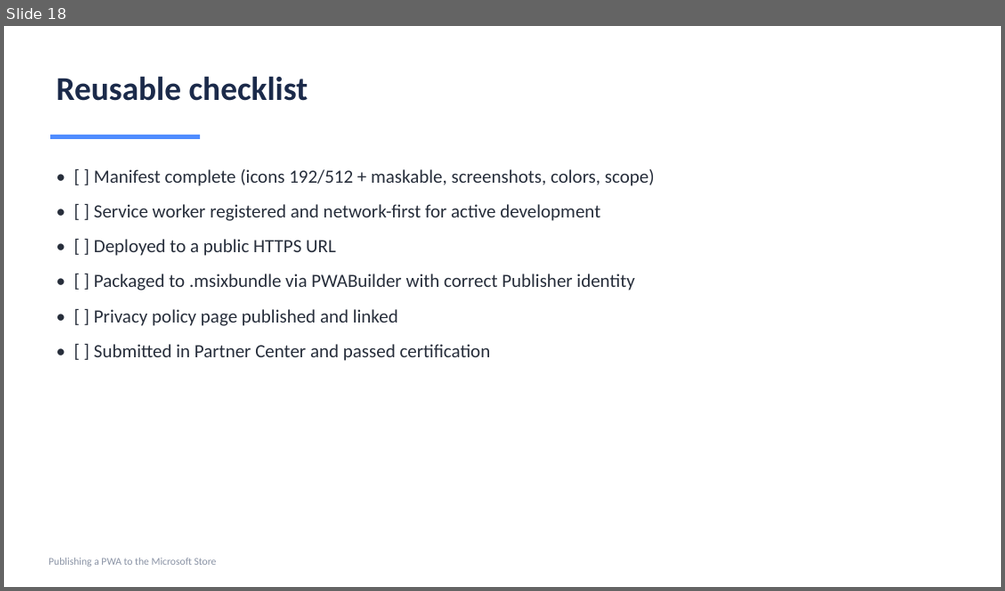
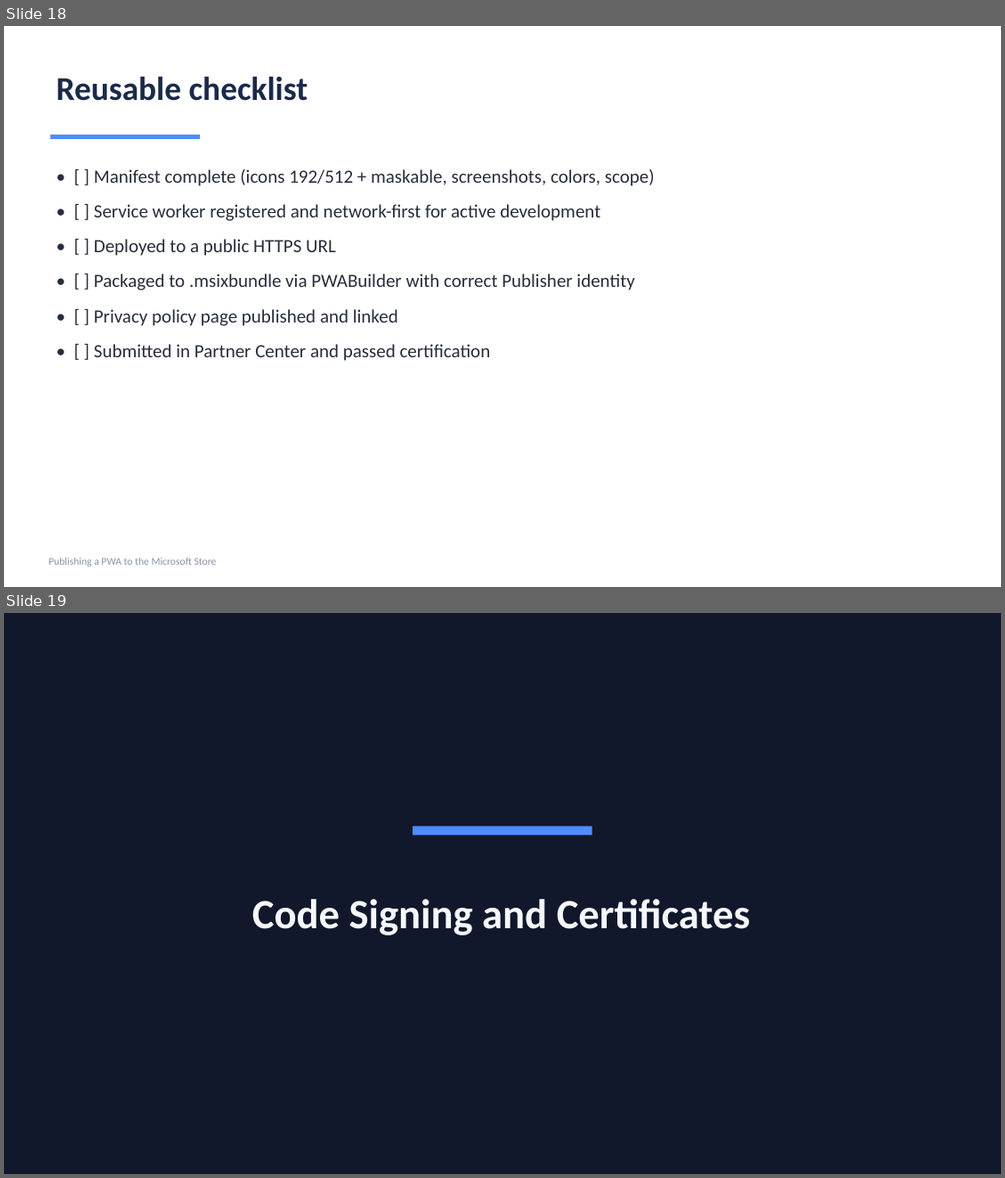
Before and after one commit to vijayatmicrosoft/number-tiles-pwa, a slide deck: Publishing-PWA-to-Microsoft-Store.pptx. Shown one above the other, each under a label of ours: slide 18 before the commit, slides 18 and 19 after it. The pictures are 1005x591 and 1005x1178 pixels, drawn with LibreOffice and Linux fonts; fonts in the diff are those of the drawing. Boxes give left, top, right and bottom in pixels: in the first picture for what was removed or moved away, otherwise in the second. Text is boxed around its words. In the diff, an @@ line names an element or a change of style, - is before the commit and + after.

Commit message:
Add Code Signing and Certificates section (divider + 5 slides)

```diff
--- a/Publishing-PWA-to-Microsoft-Store.pptx
+++ b/Publishing-PWA-to-Microsoft-Store.pptx
@@ slide 19 added at bbox=[4, 613, 1001, 1174], background #FFFFFF @@
@@ rectangle added at bbox=[4, 613, 1001, 1174], fill #11182B @@
@@ rectangle added at bbox=[413, 826, 592, 835], fill #4F8CFF @@
@@ text added at bbox=[252, 899, 750, 935], 40 pt, text #F5F7FA, bold @@
+Code Signing and Certificates
```
Also in this commit, not shown: 5 other slides added, 1 other file.
